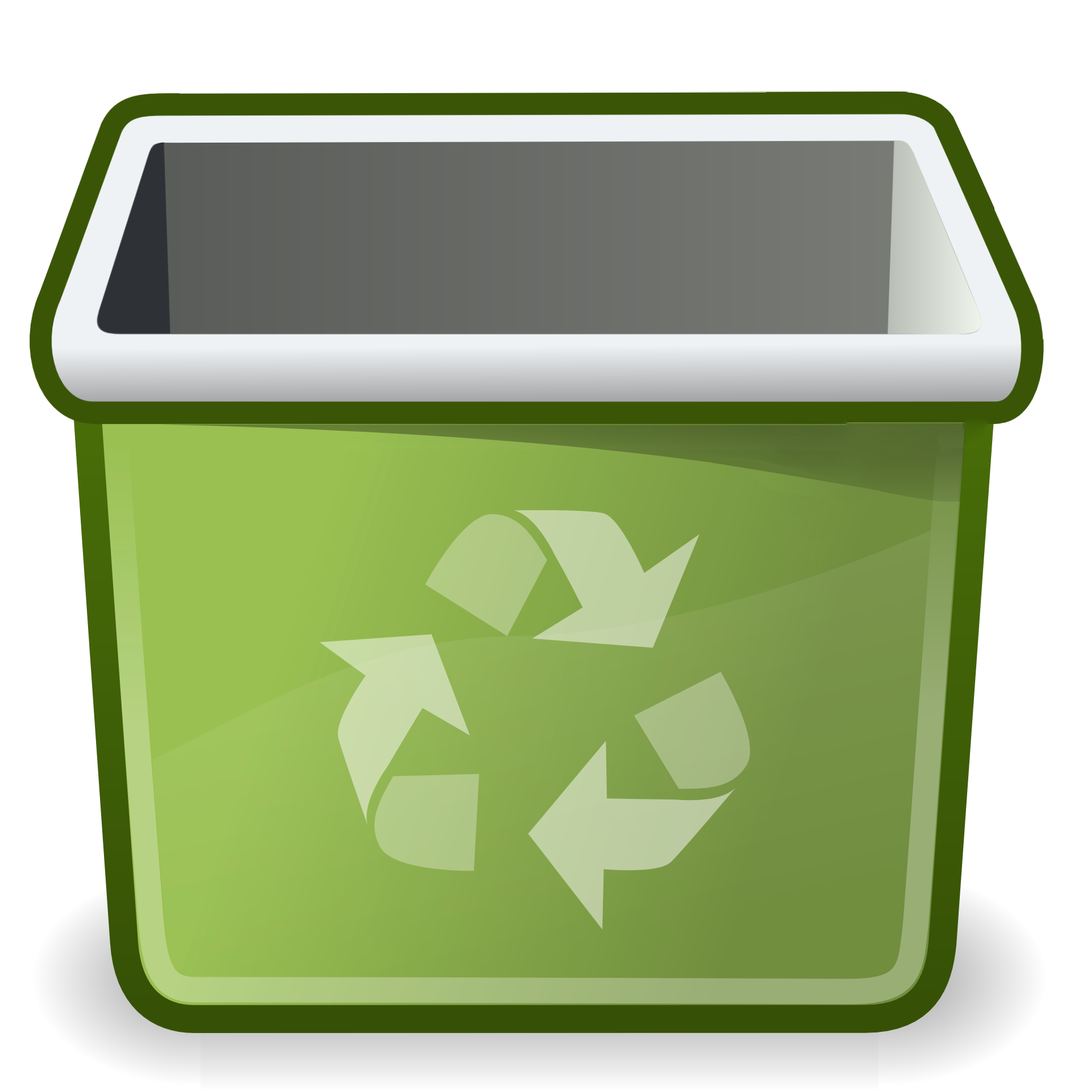
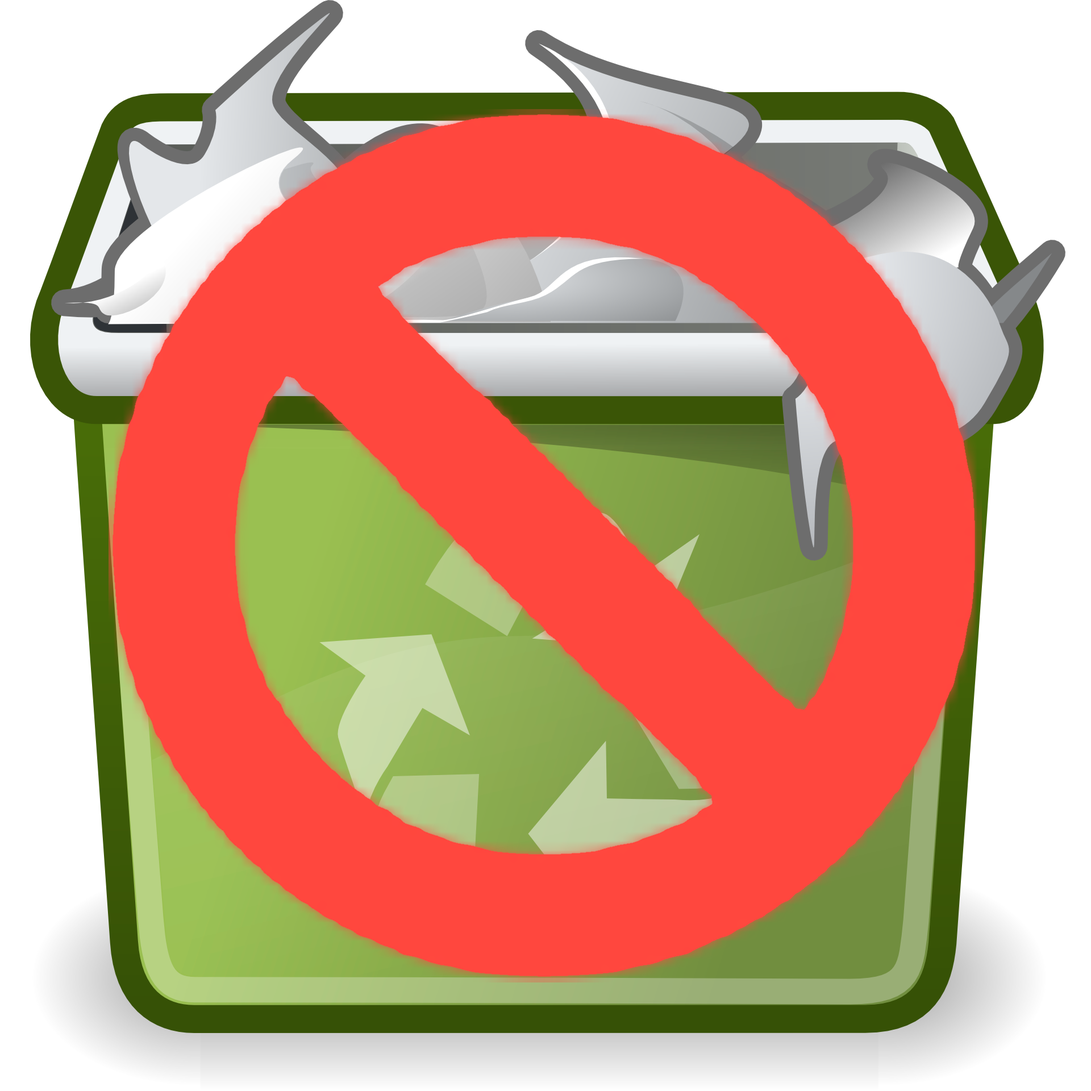
Before/after of a 1091×1091 layered artwork. What changed in the layer stack:
added layer "Couche 2" above "Background" over [108, 109, 983, 983]
showed "Background" over [30, 0, 1066, 983]
hid "Couche 1" over [29, 91, 1047, 983]
